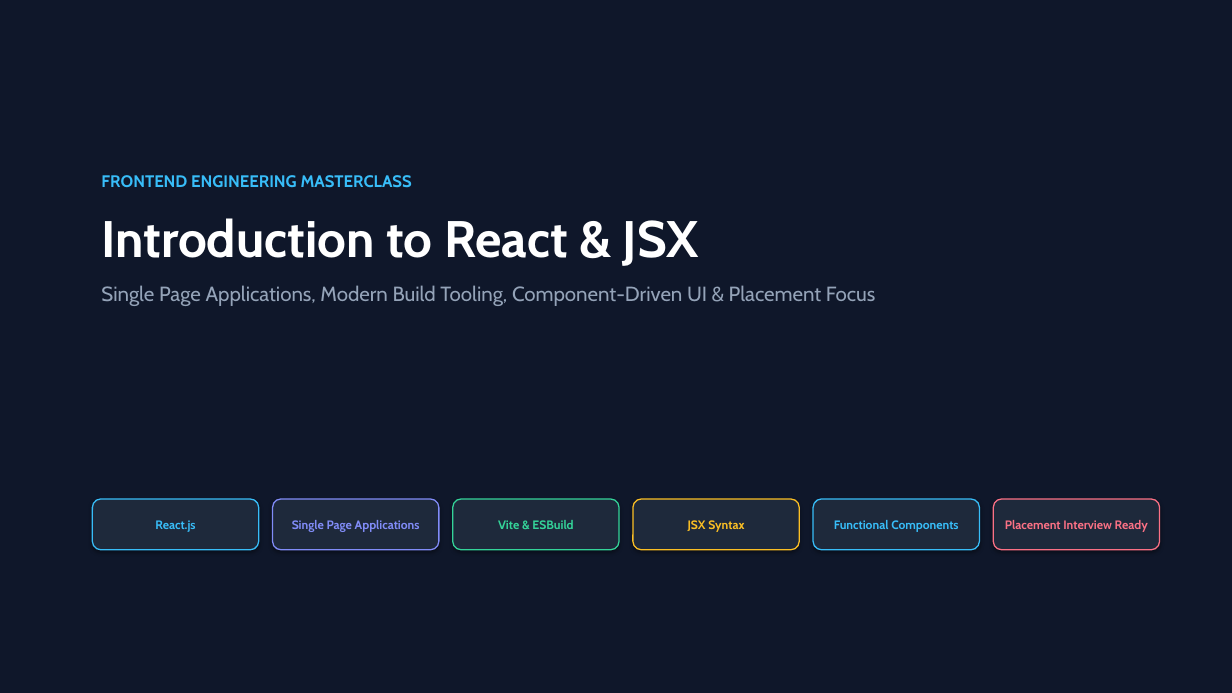
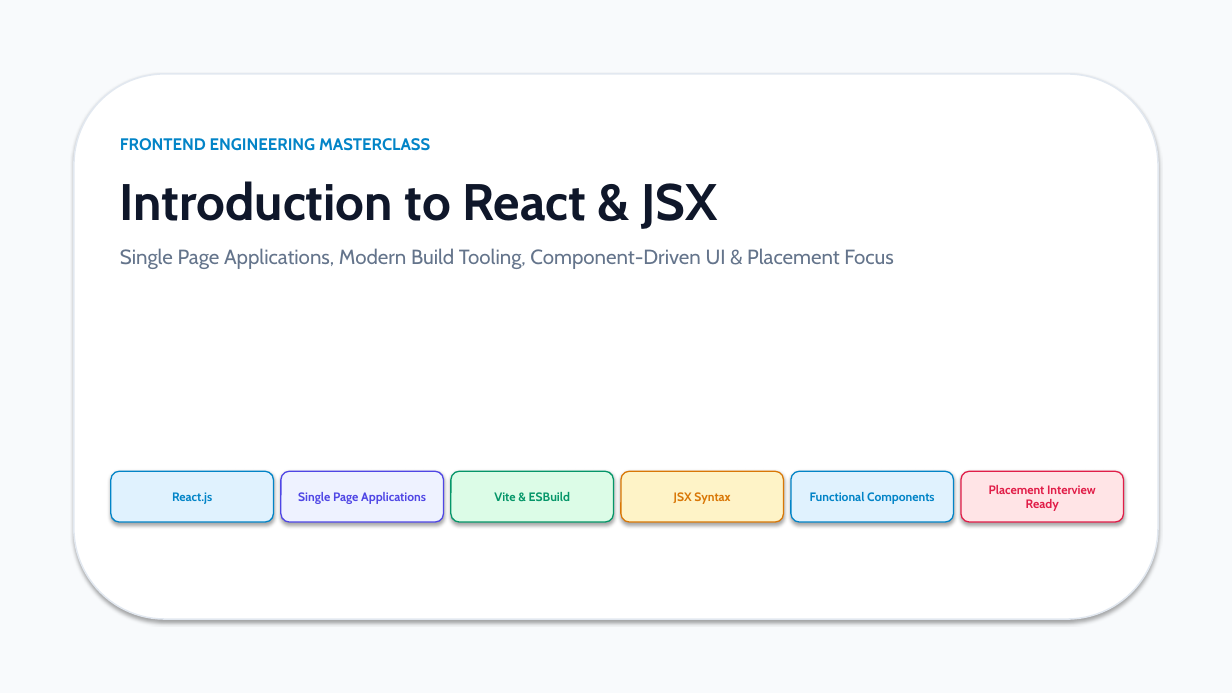
Before and after one commit to annamalai2912/mernStack, a slide deck: slide 1 of React_and_JSX_Masterclass.pptx. Drawn at 1232x693 pixels with LibreOffice and Linux fonts; fonts in the diff are those of the drawing. Boxes give left, top, right and bottom in pixels: in the first picture for what was removed or moved away, otherwise in the second. Text is boxed around its words. In the diff, an @@ line names an element or a change of style, - is before the commit and + after.

Commit message:
style: switch PowerPoint presentation to clean light color palette

```diff
--- a/React_and_JSX_Masterclass.pptx
+++ b/React_and_JSX_Masterclass.pptx
@@ rectangle at (x1=0, y1=0, x2=1232, y2=693): fill #0F172A to #F8FAFC @@
@@ rounded rectangle added at (x1=74, y1=74, x2=1158, y2=619), fill #FFFFFF, outline #E2E8F0 1.2 pt @@
@@ text "FRONTEND ENGINEERING MASTERCLASS" moved from (x1=101, y1=175, x2=876, y2=306) to (x1=120, y1=138, x2=894, y2=269) @@
@@ text "FRONTEND ENGINEERING MASTERCLASS" at (x1=120, y1=138, x2=894, y2=269): text colour #38BDF8 to #0284C7 in "FRONTEND ENGINEERING MASTERCLASS"; text colour #FFFFFF to #0F172A in "Introduction to React & JSX"; text colour #94A3B8 to #64748B in "Single Page Applications, Modern Build Tooling, Component-Dr ..." @@
@@ rounded rectangle "React.js" resized from (x1=92, y1=499, x2=259, y2=550) to (x1=111, y1=471, x2=274, y2=522) @@
@@ rounded rectangle "React.js" at (x1=111, y1=471, x2=274, y2=522): text colour #38BDF8 to #0284C7; fill #1E293B to #E0F2FE; outline #38BDF8 1 pt to #0284C7 1 pt @@
@@ rounded rectangle "Single Page Applications" moved from (x1=273, y1=499, x2=439, y2=550) to (x1=281, y1=471, x2=444, y2=522) @@
@@ rounded rectangle "Single Page Applications" at (x1=281, y1=471, x2=444, y2=522): text colour #818CF8 to #4F46E5; fill #1E293B to #EEF2FF; outline #818CF8 1 pt to #4F46E5 1 pt @@
@@ rounded rectangle "Vite & ESBuild" moved from (x1=453, y1=499, x2=619, y2=550) to (x1=451, y1=471, x2=614, y2=522) @@
@@ rounded rectangle "Vite & ESBuild" at (x1=451, y1=471, x2=614, y2=522): text colour #34D399 to #059669; fill #1E293B to #DCFCE7; outline #34D399 1 pt to #059669 1 pt @@
@@ rounded rectangle "JSX Syntax" moved from (x1=633, y1=499, x2=799, y2=550) to (x1=621, y1=471, x2=784, y2=522) @@
@@ rounded rectangle "JSX Syntax" at (x1=621, y1=471, x2=784, y2=522): text colour #FBBF24 to #D97706; fill #1E293B to #FEF3C7; outline #FBBF24 1 pt to #D97706 1 pt @@
@@ rounded rectangle "Functional Components" at (x1=791, y1=471, x2=954, y2=522): text colour #38BDF8 to #0284C7; fill #1E293B to #E0F2FE; outline #38BDF8 1 pt to #0284C7 1 pt @@
@@ rounded rectangle "Functional Components" resized from (x1=813, y1=499, x2=980, y2=550) to (x1=791, y1=471, x2=954, y2=522) @@
@@ rounded rectangle "Placement Interview Ready" moved from (x1=994, y1=499, x2=1160, y2=550) to (x1=961, y1=471, x2=1124, y2=522) @@
@@ rounded rectangle "Placement Interview Ready" at (x1=961, y1=471, x2=1124, y2=522): text colour #FB7185 to #E11D48; fill #1E293B to #FFE4E6; outline #FB7185 1 pt to #E11D48 1 pt @@
```
Also in this commit, not shown: 16 other slides changed, 1 other file.
